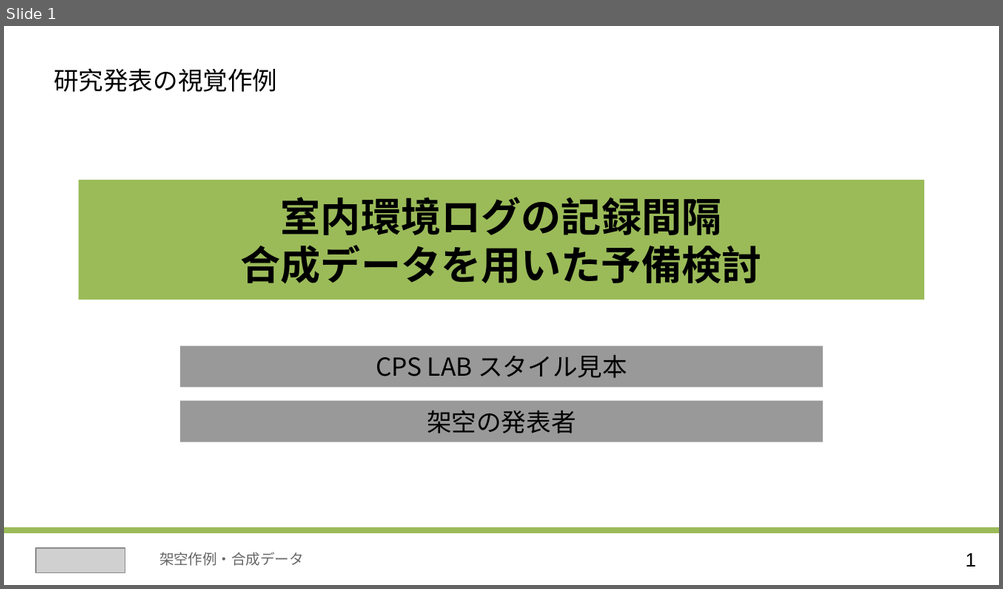
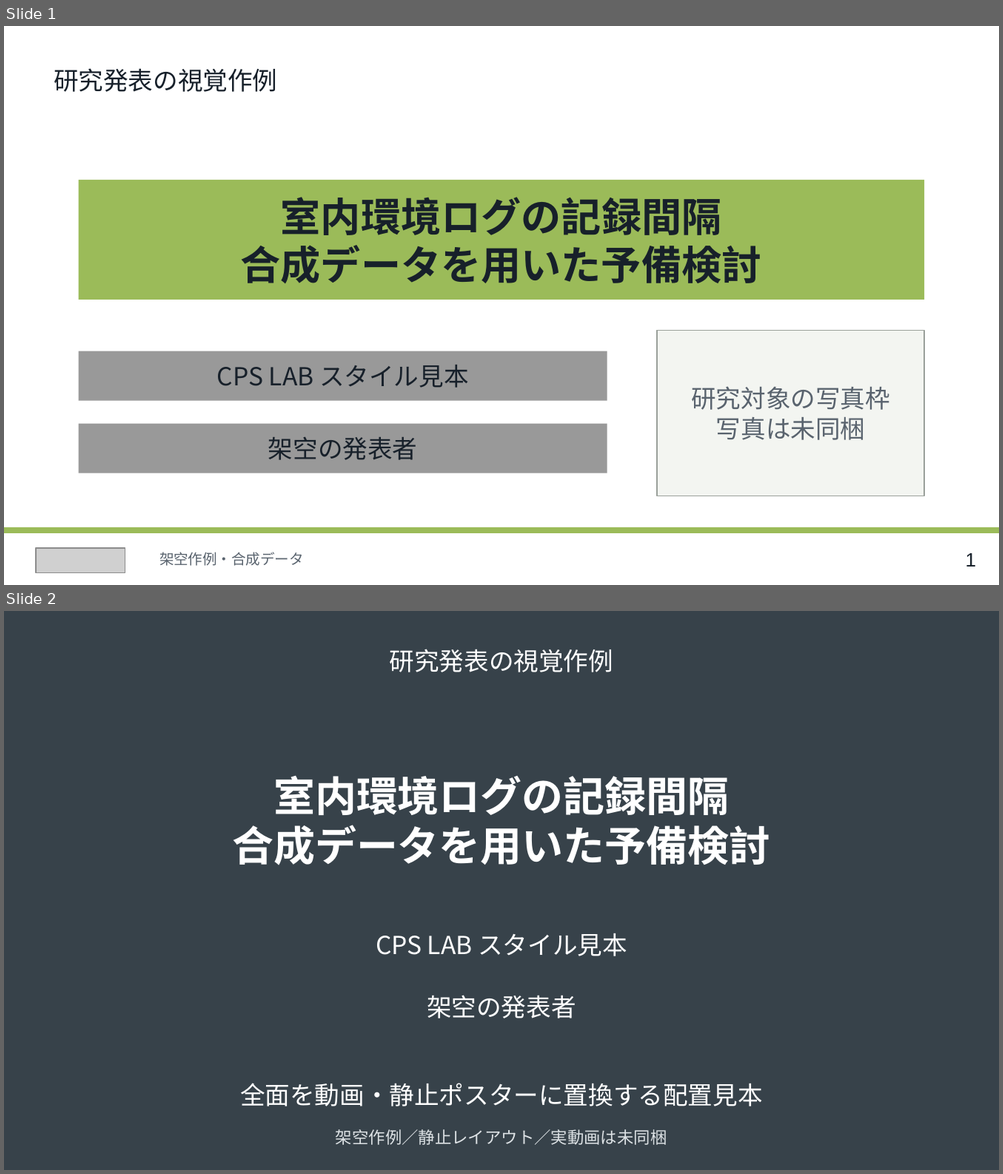
Before and after one commit to cpslab/skill-create-slides, a slide deck: assets/visual-reference/cps-layout-reference.pptx. Shown one above the other, each under a label of ours: slide 1 before the commit, slides 1 and 2 after it. The pictures are 1003x589 and 1003x1174 pixels, drawn with LibreOffice and Linux fonts; fonts in the diff are those of the drawing; grey boxes stand for pictures. Boxes give left, top, right and bottom in pixels: in the first picture for what was removed or moved away, otherwise in the second. Text is boxed around its words. In the diff, an @@ line names an element or a change of style, - is before the commit and + after.

Commit message:
中間発表型の標準構成と選べる表紙を整備しREADMEに作例を掲載

```diff
--- a/assets/visual-reference/cps-layout-reference.pptx
+++ b/assets/visual-reference/cps-layout-reference.pptx
@@ slide 2 added at <box>4,611,999,1170</box>, background #37424A @@
@@ text added at <box>390,649,613,672</box>, 18 pt, text #FFFFFF @@
+研究発表の視覚作例
@@ text added at <box>232,775,771,866</box>, 30 pt, text #FFFFFF, bold @@
+室内環境ログの記録間隔
+合成データを用いた予備検討
@@ text added at <box>375,934,627,957</box>, 18 pt, text #FFFFFF @@
+CPS LAB スタイル見本
@@ text added at <box>427,995,576,1019</box>, 18 pt, text #FFFFFF @@
+架空の発表者
@@ text added at <box>240,1083,762,1107</box>, 18 pt, text #FFFFFF @@
+全面を動画・静止ポスターに置換する配置見本
@@ text added at <box>336,1130,667,1145</box>, 12 pt, text #DDE2E5 @@
+架空作例／静止レイアウト／実動画は未同梱
@@ slide 1 changed as well @@
@@ rectangle added at <box>657,330,924,497</box>, fill #F3F5F1, outline #9AA09A 0.75 pt @@
@@ rectangle "CPS LAB スタイル見本": place and size @@
-rectangle "CPS LAB スタイル見本" at <box>180,346,822,388</box>
+rectangle "CPS LAB スタイル見本" at <box>79,351,606,401</box>
@@ text added at <box>691,386,890,440</box>, 18 pt, text #59636E @@
+研究対象の写真枠
+写真は未同梱
@@ text colour #000000 to #17202A in 5 elements at <box>965,554,976,567</box>, <box>54,68,277,92</box>, <box>79,180,924,301</box>, <box>79,351,606,401</box>, <box>79,424,606,474</box> @@
@@ rectangle "架空の発表者": place and size @@
-rectangle "架空の発表者" at <box>180,401,822,443</box>
+rectangle "架空の発表者" at <box>79,424,606,474</box>
```
Also in this commit, not shown: 4 other slides changed, 2 other slides added, 1 slide removed, 25 other files.
